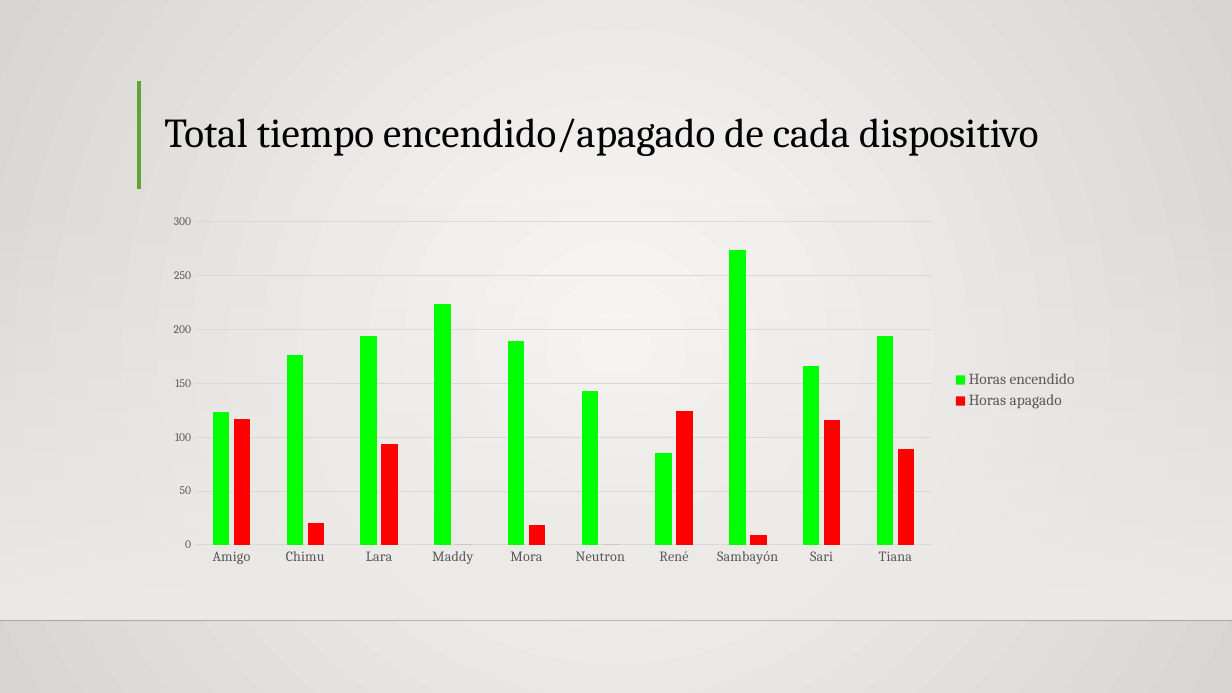
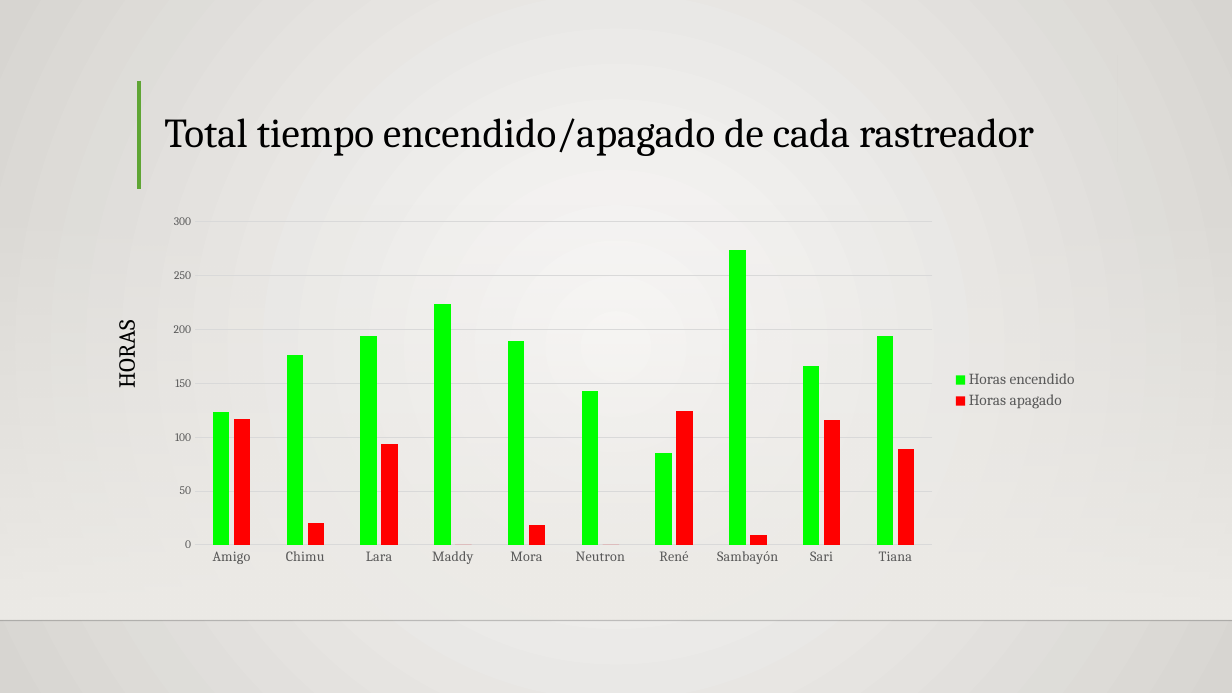
Before and after one commit to Siriusg2/resumenipa, a slide deck: slide 7 of excel_reports/IPApresentacion.pptx. Drawn at 1232x693 pixels with LibreOffice and Linux fonts; fonts in the diff are those of the drawing; background and template pictures are left out. Boxes give left, top, right and bottom in pixels: in the first picture for what was removed or moved away, otherwise in the second. Text is boxed around its words. In the diff, an @@ line names an element or a change of style, - is before the commit and + after.

```diff
--- a/excel_reports/IPApresentacion.pptx
+++ b/excel_reports/IPApresentacion.pptx
@@ title at (x1=164, y1=118, x2=1034, y2=156): text changed @@
-Total tiempo encendido/apagado de cada dispositivo
+Total tiempo encendido/apagado de cada rastreador
@@ text added at (x1=111, y1=326, x2=141, y2=386), 18 pt, text #000000 @@
+HORAS
```
Also in this commit, not shown: 8 other slides changed, 4 other files.
